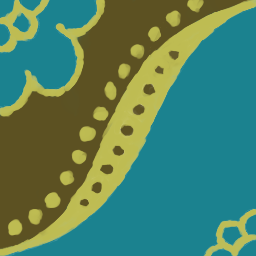
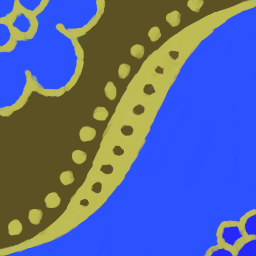
Revision of a layered 256 × 256 image; what changed, layer by layer:
painted on "Colore blu" over [0, 0, 256, 256]
